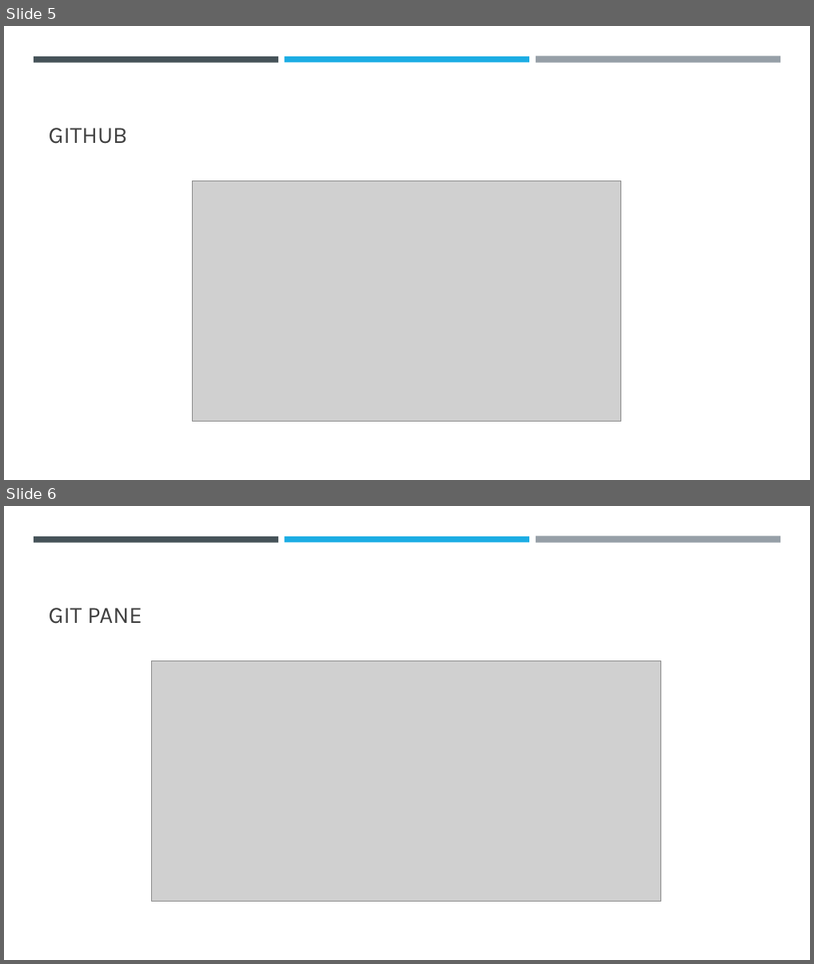
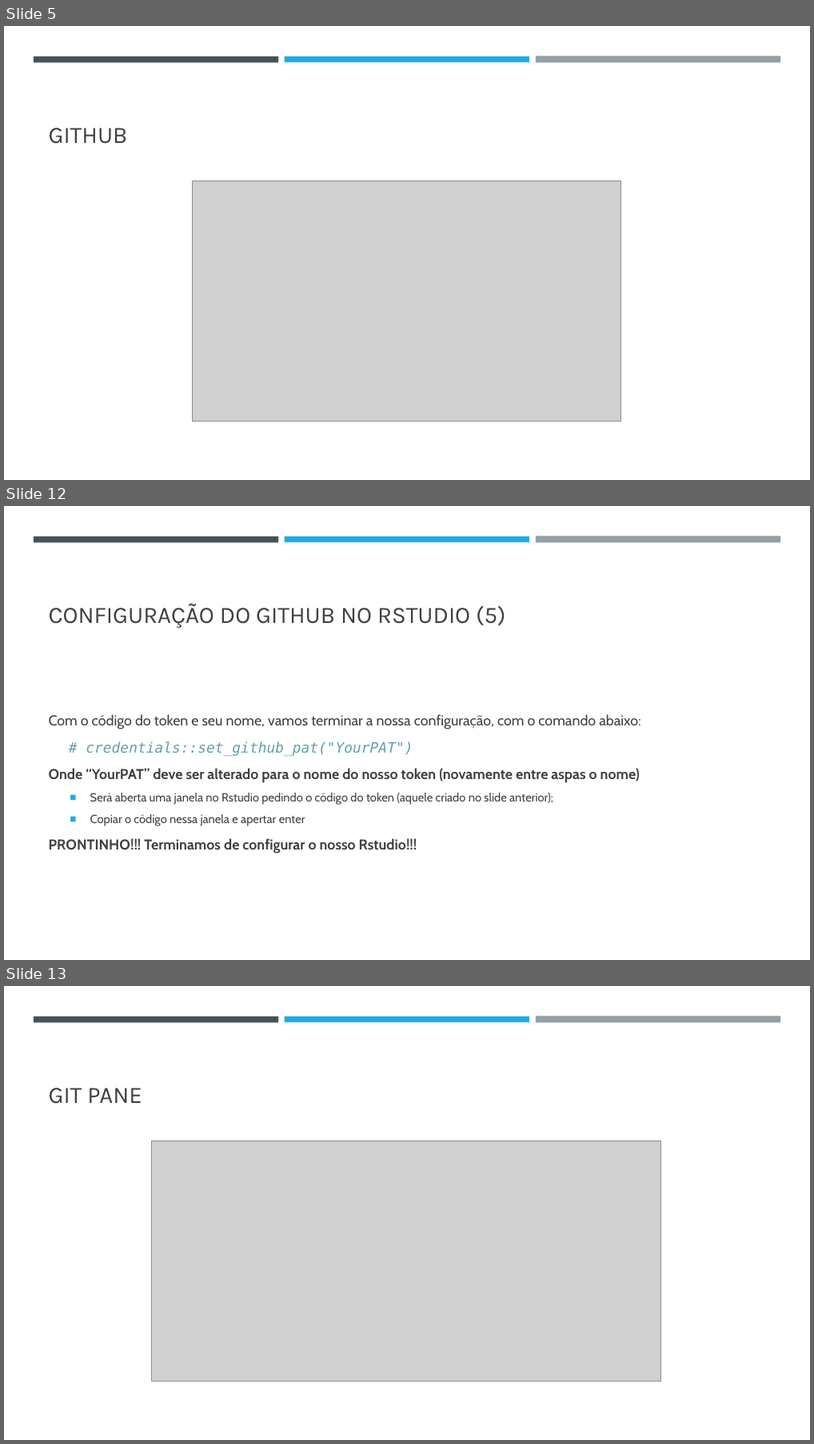
Before and after one commit to dgi-workshops/slides_programacao, a slide deck: slides_final/slide3.pptx. Shown one above the other, each under a label of ours: slides 5 and 6 before the commit, slides 5, 12 and 13 after it; the slides between them are not shown. The pictures are 814x964 and 814x1444 pixels, drawn with LibreOffice and Linux fonts; fonts in the diff are those of the drawing; grey boxes stand for pictures. Boxes give left, top, right and bottom in pixels: in the first picture for what was removed or moved away, otherwise in the second. Text is boxed around its words. In the diff, an @@ line names an element or a change of style, - is before the commit and + after.

```diff
--- a/slides_final/slide3.pptx
+++ b/slides_final/slide3.pptx
@@ slide 12 added at bbox=[4, 506, 810, 960], background #FFFFFF; not listed: 3 template elements that a slide beside it also shows @@
@@ title added at bbox=[49, 603, 506, 628], 28 pt, text #404040 @@
+CONFIGURAÇÃO DO GITHUB NO RSTUDIO (5)
@@ text added at bbox=[49, 714, 642, 853], 17 pt, text #404040 @@
+Com o código do token e seu nome, vamos terminar a nossa configuração, com o comando abaixo:
+# credentials::set_github_pat("YourPAT")
+Onde “YourPAT” deve ser alterado para o nome do nosso token (novamente entre aspas o nome)
+  ■ Será aberta uma janela no Rstudio pedindo o código do token (aquele criado no slide anterior);
+  ■ Copiar o código nessa janela e apertar enter
+PRONTINHO!!! Terminamos de configurar o nosso Rstudio!!!
@@ what was slide 6 is now slide 13 @@
```
Also in this commit, not shown: 1 slide changed, 6 other slides added, 3 other files.
